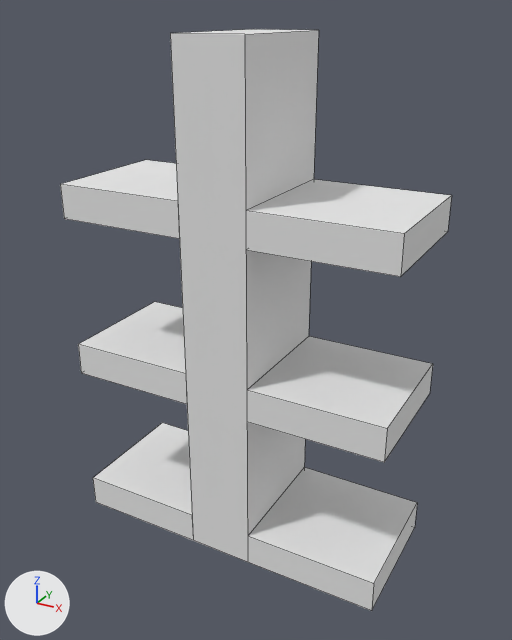
The OBJ model src/main/resources/assets/dscombat/models/entity/light_missile_rack.obj, before and after one commit.
Both versions are drawn from a 50 mm lens placed at (0.588, -1.047, 0.971), pointed at (0.013, -0.003, 0.448). Lighting does not change. The marker at lower left points along +X, +Y and +Z. Mesh edges are drawn as thin lines. Where no turn or scale is listed for an object, it has been applied to the vertices.
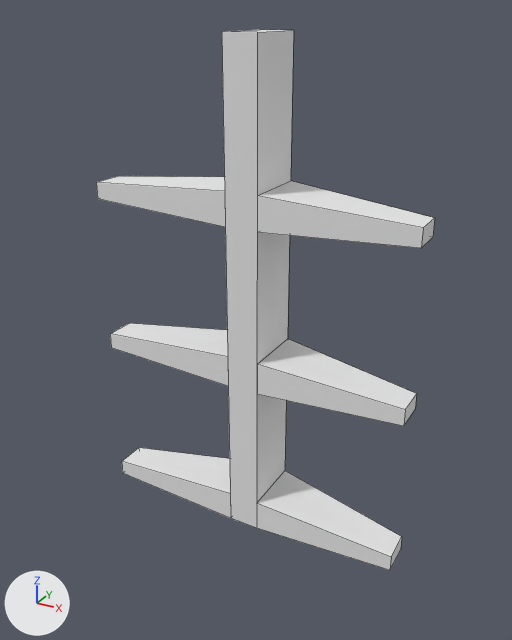
Changed parts and their boxes [x1, y1, x2, y2] in the pictures (512 x 640 px):
'cube', reshaped (51% narrower, 7% shorter)
    before: [170, 29, 319, 562]
    after: [222, 30, 294, 528]
'cube2', reshaped (14% narrower, 31% shorter)
    before: [247, 336, 433, 462]
    after: [257, 339, 417, 426]
'cube1', reshaped (14% narrower, 31% shorter)
    before: [248, 467, 417, 611]
    after: [257, 471, 402, 570]
'cube3', reshaped (14% narrower, 31% shorter)
    before: [246, 179, 452, 277]
    after: [257, 181, 435, 248]
'cube6', reshaped
    before: [93, 423, 193, 540]
    after: [122, 448, 231, 518]
'cube4', reshaped
    before: [78, 302, 187, 404]
    after: [110, 323, 228, 386]
'cube5', reshaped
    before: [60, 160, 179, 238]
    after: [96, 176, 225, 227]

The change, as a diff of the scene's bpy script:
```diff
--- a/src/main/resources/assets/dscombat/models/entity/light_missile_rack.obj.py
+++ b/src/main/resources/assets/dscombat/models/entity/light_missile_rack.obj.py
@@ me_cube @@
 me_cube.from_pydata(...)  # 8 vertices, 6 faces; spans x -0.062..0.062, y -0.125..0.125, z 0.0..0.938
 # verts and faces of me_cube; kept vertices keep their numbers, new ones are numbered from 8
+# me_cube part 1
+delete_vertices([*range(0, 8)])  # with the faces that use them
+verts[8] = (-0.031, -0.031, 0.938)  # pixel (221, 31)
+verts[9] = (-0.031, 0.094, 0.938)  # pixel (260, 29)
+verts[10] = (-0.031, -0.031, 0.0)  # pixel (230, 518)
+verts[11] = (-0.031, 0.094, 0.0)
+for new, old in zip([*range(12, 16)], [*range(8, 12)]): verts[new] = verts[old] + (0.062, 0.0, 0.0)
+faces += [(12, 14, 15, 13), (8, 9, 11, 10), (8, 12, 13, 9), (10, 11, 15, 14), (8, 10, 14, 12), (9, 13, 15, 11)]
 me_cube.materials.append(mat_m_cc8dc50c_9eca_0d8c_42a5_b5c5de0359f5)
@@ me_cube1 @@
 me_cube1.from_pydata(...)  # 8 vertices, 6 faces; spans x 0.062..0.312, y -0.125..0.125, z 0.0..0.063
 # verts and faces of me_cube1; kept vertices keep their numbers, new ones are numbered from 8
+# me_cube1 part 2
+delete_vertices([*range(0, 8)])  # with the faces that use them
+verts[8] = (0.312, -0.031, 0.047)  # pixel (391, 557)
+verts[9] = (0.312, 0.031, 0.047)  # pixel (401, 536)
+verts[10] = (0.312, -0.031, 0.016)  # pixel (389, 570)
+verts[11] = (0.312, 0.031, 0.016)  # pixel (400, 549)
+verts[12] = (0.031, -0.031, 0.062)  # pixel (256, 503)
+verts[13] = (0.031, 0.094, 0.062)  # pixel (284, 470)
+verts[14] = (0.031, -0.031, 0.0)  # pixel (256, 528)
+verts[15] = (0.031, 0.094, 0.0)
+faces += [(8, 10, 11, 9), (12, 13, 15, 14), (8, 9, 13, 12), (10, 14, 15, 11), (8, 12, 14, 10), (9, 11, 15, 13)]
 me_cube1.materials.append(mat_m_cc8dc50c_9eca_0d8c_42a5_b5c5de0359f5)
@@ me_cube2 @@
 me_cube2.from_pydata(...)  # 8 vertices, 6 faces; spans x 0.062..0.312, y -0.125..0.125, z 0.312..0.375
 # verts and faces of me_cube2; kept vertices keep their numbers, new ones are numbered from 8
+# me_cube2 part 3
+delete_vertices([*range(0, 8)])  # with the faces that use them
+verts[8] = (0.312, -0.031, 0.359)  # pixel (405, 409)
+verts[9] = (0.312, 0.031, 0.359)  # pixel (416, 393)
+verts[10] = (0.312, -0.031, 0.328)  # pixel (403, 426)
+verts[11] = (0.312, 0.031, 0.328)  # pixel (415, 409)
+verts[12] = (0.031, -0.031, 0.375)  # pixel (257, 364)
+verts[13] = (0.031, 0.094, 0.375)  # pixel (287, 338)
+verts[14] = (0.031, -0.031, 0.312)  # pixel (257, 394)
+verts[15] = (0.031, 0.094, 0.312)
+faces += [(8, 10, 11, 9), (12, 13, 15, 14), (8, 9, 13, 12), (10, 14, 15, 11), (8, 12, 14, 10), (9, 11, 15, 13)]
 me_cube2.materials.append(mat_m_cc8dc50c_9eca_0d8c_42a5_b5c5de0359f5)
@@ me_cube3 @@
 me_cube3.from_pydata(...)  # 8 vertices, 6 faces; spans x 0.062..0.312, y -0.125..0.125, z 0.625..0.688
 # verts and faces of me_cube3; kept vertices keep their numbers, new ones are numbered from 8
+# me_cube3 part 4
+delete_vertices([*range(0, 8)])  # with the faces that use them
+verts[8] = (0.312, -0.031, 0.672)  # pixel (423, 227)
+verts[9] = (0.312, 0.031, 0.672)  # pixel (434, 217)
+verts[10] = (0.312, -0.031, 0.641)  # pixel (421, 248)
+verts[11] = (0.312, 0.031, 0.641)  # pixel (432, 237)
+verts[12] = (0.031, -0.031, 0.688)  # pixel (257, 195)
+verts[13] = (0.031, 0.094, 0.688)  # pixel (290, 180)
+verts[14] = (0.031, -0.031, 0.625)  # pixel (257, 232)
+verts[15] = (0.031, 0.094, 0.625)
+faces += [(8, 10, 11, 9), (12, 13, 15, 14), (8, 9, 13, 12), (10, 14, 15, 11), (8, 12, 14, 10), (9, 11, 15, 13)]
 me_cube3.materials.append(mat_m_cc8dc50c_9eca_0d8c_42a5_b5c5de0359f5)
@@ me_cube4 @@
 me_cube4.from_pydata(...)  # 8 vertices, 6 faces; spans x -0.312..-0.062, y -0.125..0.125, z 0.312..0.375
 # verts and faces of me_cube4; kept vertices keep their numbers, new ones are numbered from 8
+# me_cube4 part 5
+delete_vertices([*range(0, 8)])  # with the faces that use them
+verts[8] = (-0.031, -0.031, 0.375)  # pixel (227, 356)
+verts[9] = (-0.031, 0.094, 0.375)
+verts[10] = (-0.031, -0.031, 0.312)  # pixel (228, 386)
+verts[11] = (-0.031, 0.094, 0.312)
+verts[12] = (-0.312, -0.031, 0.359)  # pixel (110, 333)
+verts[13] = (-0.312, 0.031, 0.359)  # pixel (129, 323)
+verts[14] = (-0.312, -0.031, 0.328)  # pixel (111, 347)
+verts[15] = (-0.312, 0.031, 0.328)
+faces += [(8, 10, 11, 9), (12, 13, 15, 14), (8, 9, 13, 12), (10, 14, 15, 11), (8, 12, 14, 10), (9, 11, 15, 13)]
 me_cube4.materials.append(mat_m_cc8dc50c_9eca_0d8c_42a5_b5c5de0359f5)
@@ me_cube5 @@
 me_cube5.from_pydata(...)  # 8 vertices, 6 faces; spans x -0.312..-0.062, y -0.125..0.125, z 0.625..0.688
 # verts and faces of me_cube5; kept vertices keep their numbers, new ones are numbered from 8
+# me_cube5 part 6
+delete_vertices([*range(0, 8)])  # with the faces that use them
+verts[8] = (-0.031, -0.031, 0.688)  # pixel (224, 191)
+verts[9] = (-0.031, 0.094, 0.688)
+verts[10] = (-0.031, -0.031, 0.625)  # pixel (225, 227)
+verts[11] = (-0.031, 0.094, 0.625)
+verts[12] = (-0.312, -0.031, 0.672)  # pixel (96, 182)
+verts[13] = (-0.312, 0.031, 0.672)  # pixel (117, 176)
+verts[14] = (-0.312, -0.031, 0.641)  # pixel (97, 198)
+verts[15] = (-0.312, 0.031, 0.641)
+faces += [(8, 10, 11, 9), (12, 13, 15, 14), (8, 9, 13, 12), (10, 14, 15, 11), (8, 12, 14, 10), (9, 11, 15, 13)]
 me_cube5.materials.append(mat_m_cc8dc50c_9eca_0d8c_42a5_b5c5de0359f5)
@@ me_cube6 @@
 me_cube6.from_pydata(...)  # 8 vertices, 6 faces; spans x -0.312..-0.062, y -0.125..0.125, z 0.0..0.063
 # verts and faces of me_cube6; kept vertices keep their numbers, new ones are numbered from 8
+# me_cube6 part 7
+delete_vertices([*range(0, 8)])  # with the faces that use them
+verts[8] = (-0.031, -0.031, 0.062)  # pixel (230, 493)
+verts[9] = (-0.031, 0.094, 0.062)
+verts[10] = (-0.031, -0.031, 0.0)  # pixel (230, 518)
+verts[11] = (-0.031, 0.094, 0.0)
+verts[12] = (-0.312, -0.031, 0.047)  # pixel (121, 461)
+verts[13] = (-0.312, 0.031, 0.047)  # pixel (138, 447)
+verts[14] = (-0.312, -0.031, 0.016)  # pixel (122, 473)
+verts[15] = (-0.312, 0.031, 0.016)
+faces += [(8, 10, 11, 9), (12, 13, 15, 14), (8, 9, 13, 12), (10, 14, 15, 11), (8, 12, 14, 10), (9, 11, 15, 13)]
 me_cube6.materials.append(mat_m_cc8dc50c_9eca_0d8c_42a5_b5c5de0359f5)
```
